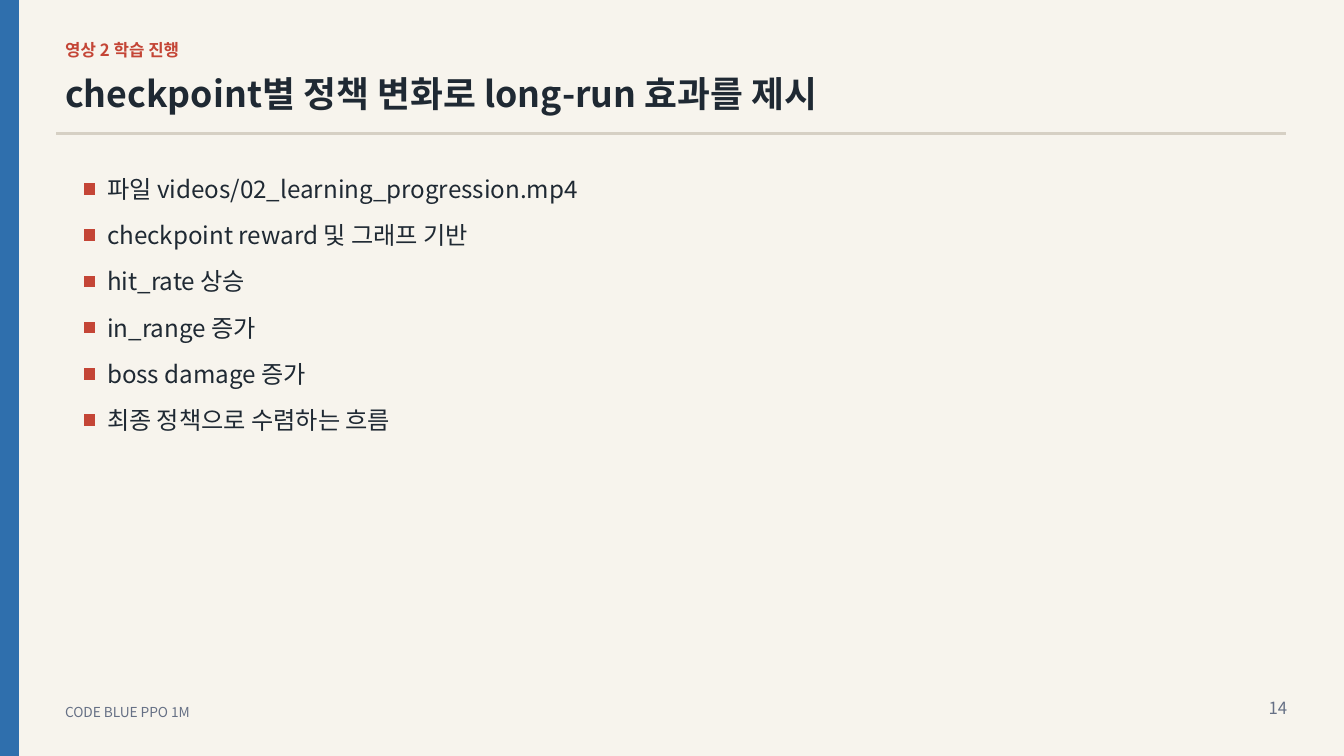
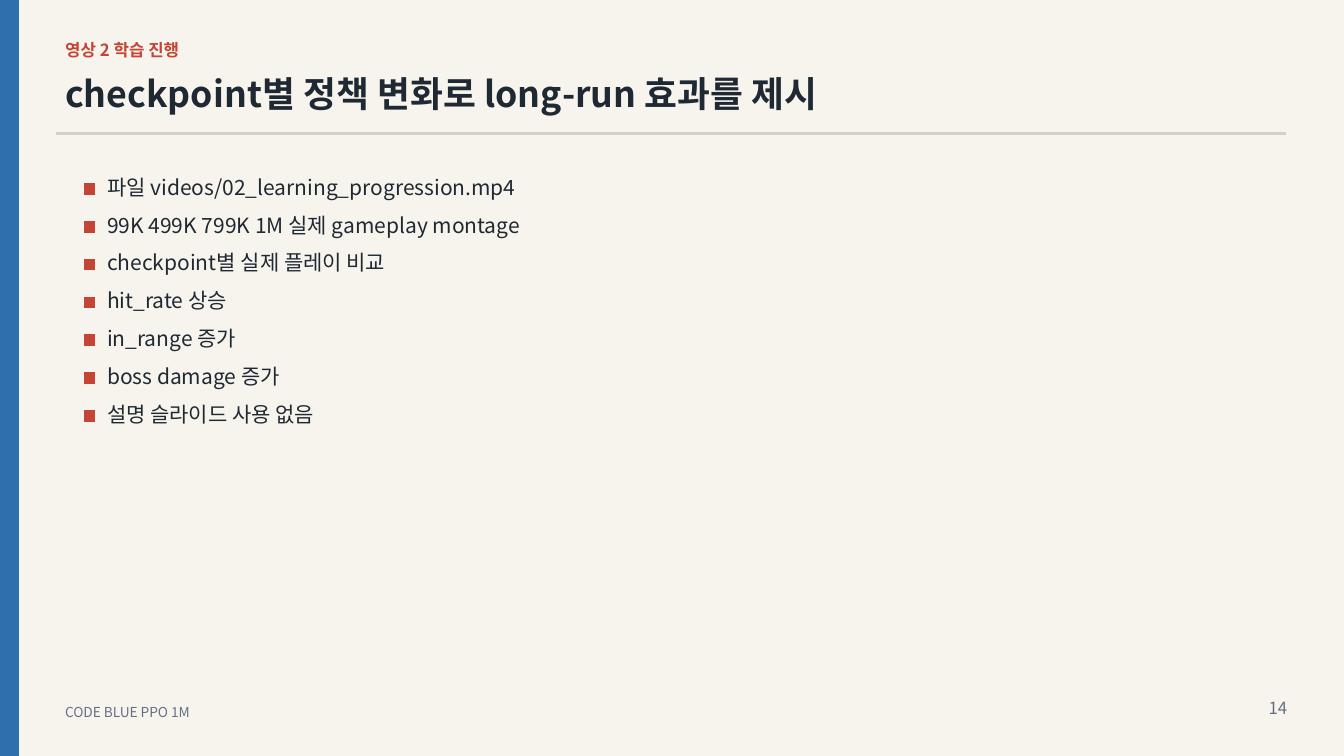
Before and after one commit to LxNx-Hn/AI_FinalTerm, a slide deck: slide 14 of presentations/final/CODE_BLUE_RL_FINAL.pptx. Drawn at 1344x756 pixels with LibreOffice and Linux fonts; fonts in the diff are those of the drawing. Boxes give left, top, right and bottom in pixels: in the first picture for what was removed or moved away, otherwise in the second. Text is boxed around its words. In the diff, an @@ line names an element or a change of style, - is before the commit and + after.

Commit message:
Replace analysis clips with gameplay videos

```diff
--- a/presentations/final/CODE_BLUE_RL_FINAL.pptx
+++ b/presentations/final/CODE_BLUE_RL_FINAL.pptx
@@ rectangle: place and size @@
-rectangle at <box>84,230,94,240</box>
+rectangle at <box>84,222,94,232</box>
@@ text at <box>107,215,520,238</box>: text changed; size 17.2 to 15 pt @@
-checkpoint reward 및 그래프 기반
+99K 499K 799K 1M 실제 gameplay montage
@@ rectangle: place and size @@
-rectangle at <box>84,276,94,286</box>
+rectangle at <box>84,259,94,269</box>
@@ text added at <box>107,252,386,275</box>, 15 pt, text #1F2933 @@
+checkpoint별 실제 플레이 비교
@@ rectangle: place and size @@
-rectangle at <box>84,323,94,333</box>
+rectangle at <box>84,297,94,308</box>
@@ size 17.2 to 15 pt in 4 elements at <box>107,177,515,200</box>, <box>107,366,280,389</box>, <box>107,328,237,351</box>, <box>107,290,227,311</box> @@
@@ text "hit_rate 상승": place and size @@
-text "hit_rate 상승" at <box>107,270,245,294</box>
+text "hit_rate 상승" at <box>107,290,227,311</box>
@@ text "in_range 증가": place and size @@
-text "in_range 증가" at <box>107,317,255,343</box>
+text "in_range 증가" at <box>107,328,237,351</box>
@@ rectangle: place and size @@
-rectangle at <box>84,369,94,379</box>
+rectangle at <box>84,335,94,345</box>
@@ rectangle: place and size @@
-rectangle at <box>84,414,94,424</box>
+rectangle at <box>84,373,94,383</box>
@@ rectangle added at <box>84,410,94,420</box>, fill #C44536, outline #C44536 0 pt @@
@@ text removed at <box>107,409,391,431</box> @@
-최종 정책으로 수렴하는 흐름
@@ text added at <box>107,404,315,424</box>, 15 pt, text #1F2933 @@
+설명 슬라이드 사용 없음
```
Also in this commit, not shown: 1 other slide changed, 16 other files.
